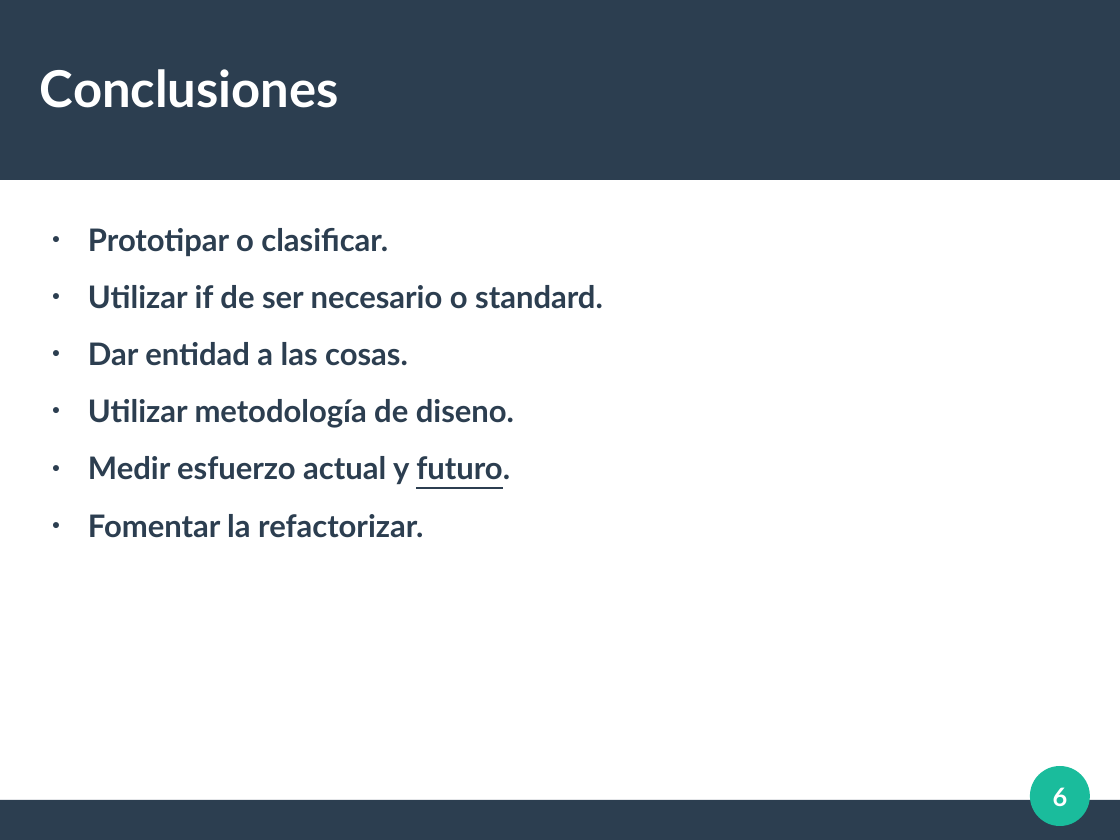
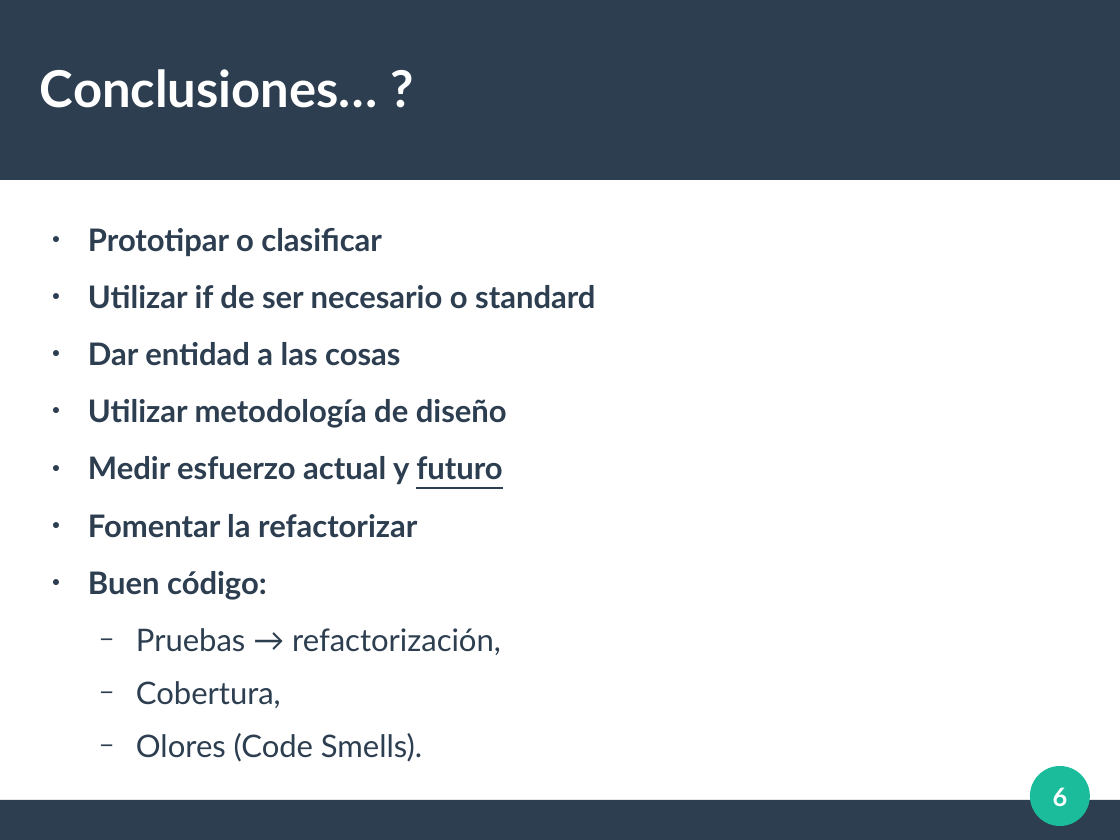
Before and after one commit to MLFedeB/charla_banode_poo, a slide deck: slide 6 of docs/ppt.odp. Drawn at 1120x840 pixels with LibreOffice and Linux fonts; fonts in the diff are those of the drawing. Boxes give left, top, right and bottom in pixels: in the first picture for what was removed or moved away, otherwise in the second. Text is boxed around its words. In the diff, an @@ line names an element or a change of style, - is before the commit and + after.

```diff
--- a/docs/ppt.odp
+++ b/docs/ppt.odp
@@ title at box(40, 69, 378, 108): text changed @@
-Conclusiones
+Conclusiones… ?
@@ text at box(88, 228, 595, 762): text changed @@
-● Prototipar o clasificar.
-● Utilizar if de ser necesario o standard.
-● Dar entidad a las cosas.
-● Utilizar metodología de diseno.
-● Medir esfuerzo actual y futuro.
-● Fomentar la refactorizar.
+● Prototipar o clasificar
+● Utilizar if de ser necesario o standard
+● Dar entidad a las cosas
+● Utilizar metodología de diseño
+● Medir esfuerzo actual y futuro
+● Fomentar la refactorizar
+● Buen código:
+  − Pruebas → refactorización,
+  − Cobertura,
+  − Olores (Code Smells).
```
Also in this commit, not shown: 1 other slide changed, 1 other file.
